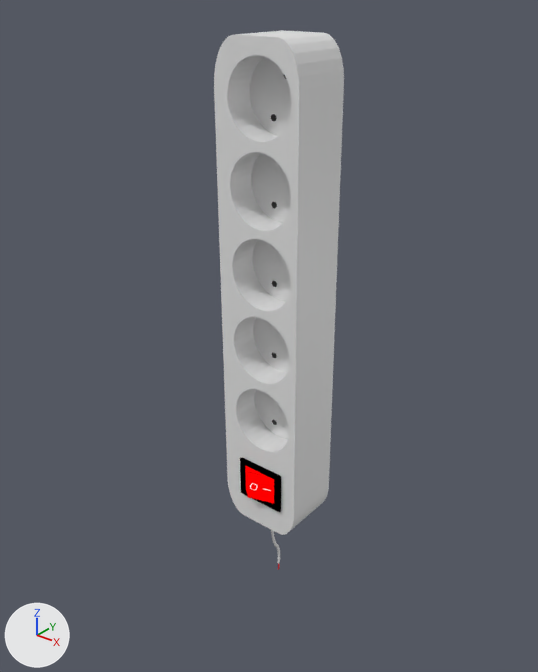
What one commit did to the Blender file Blender/electricalcord.blend.
Rendered twice from a camera (50 mm lens) standing at (4.45, -5.65, 3.23) and looking at (-0.01, -0.07, -0.22). The axes (+X, +Y, +Z) are drawn at lower left. The lights are the same throughout.

Before the edit, the objects in view are built like this:
```python
me_cube_003 = bpy.data.meshes.new('Cube.003')
me_cube_003.from_pydata(...)  # 1075 vertices, 566 faces; spans x -0.77..0.97, y -1.0..1.0, z -2.53..2.76
# faces by material slot: [556, 10]
me_cube_003.materials.append(mat_material_003)  # white #e7e7e7
me_cube_003.materials.append(mat_material_004)  # black #000000
me_cube_005 = bpy.data.meshes.new('Cube.005')
me_cube_005.from_pydata(...)  # 16 vertices, 12 faces; spans x -1.0..1.36, y -1.0..1.0, z -1.0..1.0
me_cube_005.materials.append(mat_material_001)  # its picture is missing
me_cube_007 = bpy.data.meshes.new('Cube.007')
me_cube_007.from_pydata(...)  # 8 vertices, 6 faces; spans x -1.1..1.4, y -6.5..23.3, z -0.7..0.7
me_cube_007.materials.append(mat_material_001)  # its picture is missing
me_mesh = bpy.data.meshes.new('Mesh')
me_mesh.from_pydata(...)  # 116 vertices, 109 faces; spans x -0.095..1.0, y -0.17..0.042, z -0.042..0.0
me_mesh.polygons.foreach_set('use_smooth', [True] * 109)
# faces by material slot: [99, 5, 5]
me_mesh.materials.append(mat_material_005)  # white #e7e7e7
me_mesh.materials.append(mat_material_006)  # red #e70d15
me_mesh.materials.append(mat_material_007)  # blue #392eb4
ob_beziercurve = bpy.data.objects.new('BezierCurve', me_mesh)
ob_beziercurve.location = (0.0, 0.0, -3.51)
ob_beziercurve.rotation_euler = (3.142, -1.571, 0.0)  # degrees (180, -90, 0)
ob_cube = bpy.data.objects.new('Cube', me_cube_003)
ob_cube.location = (0.0, 0.0, 0.0)
ob_cube.scale = (0.575, 0.34, 1.0)
ob_cube_001 = bpy.data.objects.new('Cube.001', me_cube_005)
ob_cube_001.location = (0.05, -0.36, -1.94)
ob_cube_001.scale = (0.241, 0.0138, 0.241)
ob_cube_002 = bpy.data.objects.new('Cube.002', me_cube_007)
ob_cube_002.location = (0.05, -0.36, -1.94)
ob_cube_002.scale = (0.241, 0.0138, 0.241)
```
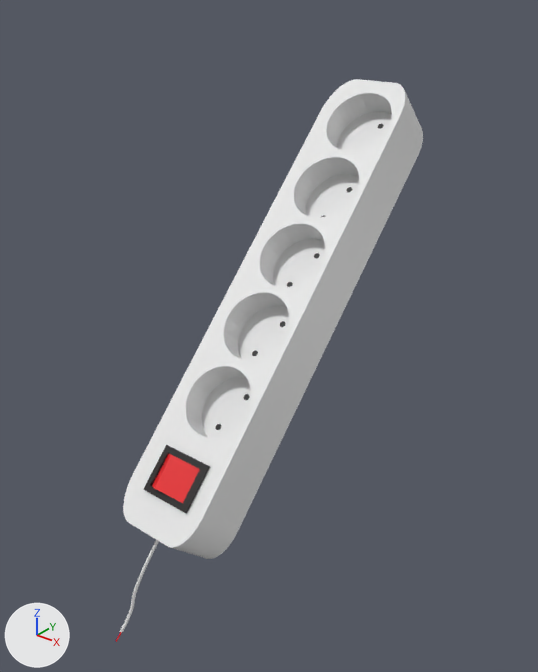
What changed in the scene script:
```text
Change me_cube_003:
    used by ob_cube; location = (0.0, 0.0, 0.0); scale = (0.575, 0.34, 1.0)
    verts and faces of me_cube_003; kept vertices keep their numbers, new ones are numbered from 1075
    remove me_cube_003.from_pydata(...)  # 1075 vertices, 566 faces; spans x -0.77..0.97, y -1.0..1.0, z -2.53..2.76
    add me_cube_003.from_pydata(...)  # 1215 vertices, 693 faces; spans x -0.77..0.97, y -1.32..1.0, z -3.61..2.76
    me_cube_003 part 1: a new loose piece of 112 vertices spanning x -0.07..0.0, y -0.12..0.5, z -3.61..-2.51
    me_cube_003 part 2: a new loose piece of 16 vertices spanning x -0.33..0.66, y -1.1..-1.02, z -2.18..-1.7, in mat_material_004 (black #000000)
    me_cube_003 part 3
    add verts[1075] = (-0.03, -1.32, -2.12)  # pixel (154, 488)
    add verts[1076] = (-0.36, -0.84, -2.12)
    add verts[1077] = (0.67, -0.94, -2.12)
    add verts[1078] = (0.45, -0.12, -2.12)
    add for new, old in zip([*range(1079, 1083)], [*range(1075, 1079)]): verts[new] = verts[old] + (0.0, 0.0, 0.35)
    add verts[1083] = (0.0, 0.0, -2.51)
    add verts[1084] = (-0.04, 0.0, -2.51)
    add verts[1085] = (0.0, -0.12, -2.52)
    add verts[1086] = (-0.04, -0.12, -2.52)
    add faces += [(1075, 1079, 1080, 1076), (1075, 1077, 1081, 1079), (1075, 1076, 1078, 1077), (1079, 1081, 1082, 1080)]  # mat_material_006 (red #e70d15)
    add faces += [(1076, 1080, 1082, 1078), (1077, 1078, 1082, 1081)]  # mat_material_004 (black #000000)
    add faces += [(1083, 1085, 1086, 1084)]  # mat_material_005 (white #e7e7e7)
    add me_cube_003.materials.append(mat_material_005)  # white #e7e7e7
    add me_cube_003.materials.append(mat_material_006)  # red #e70d15
    add me_cube_003.materials.append(mat_material_007)  # blue #392eb4
Change ob_cube:
    ob_cube.rotation_euler: (0.0, 0.0, 0.0) -> (-0.785, 0.0, 0.0)  # degrees (0, 0, 0) -> degrees (-45, 0, 0)
Remove ob_cube_001:
    ob_cube_001 = bpy.data.objects.new('Cube.001', me_cube_005)
    ob_cube_001.location = (0.05, -0.36, -1.94)
    ob_cube_001.scale = (0.241, 0.0138, 0.241)
Remove ob_cube_002:
    ob_cube_002 = bpy.data.objects.new('Cube.002', me_cube_007)
    ob_cube_002.location = (0.05, -0.36, -1.94)
    ob_cube_002.scale = (0.241, 0.0138, 0.241)
Remove ob_beziercurve:
    ob_beziercurve = bpy.data.objects.new('BezierCurve', me_mesh)
    ob_beziercurve.location = (0.0, 0.0, -3.51)
    ob_beziercurve.rotation_euler = (3.142, -1.571, 0.0)  # degrees (180, -90, 0)
```

Changed parts and their boxes (x1, y1, x2, y2) in the pictures (538 x 672 px):
'Cube', reshaped, turned: before (214, 30, 344, 535); after (115, 79, 423, 642)
'Cube.002', deleted (red): before (245, 466, 274, 503)
'Cube.001', deleted (black): before (240, 457, 281, 512)
'BezierCurve', deleted: before (271, 530, 280, 570)
part 1 of me_cube_003, added: after (115, 540, 159, 642)
part 2 of me_cube_003, added (black): after (144, 445, 210, 514)
part 3 of me_cube_003, added (red): after (152, 454, 200, 503)
